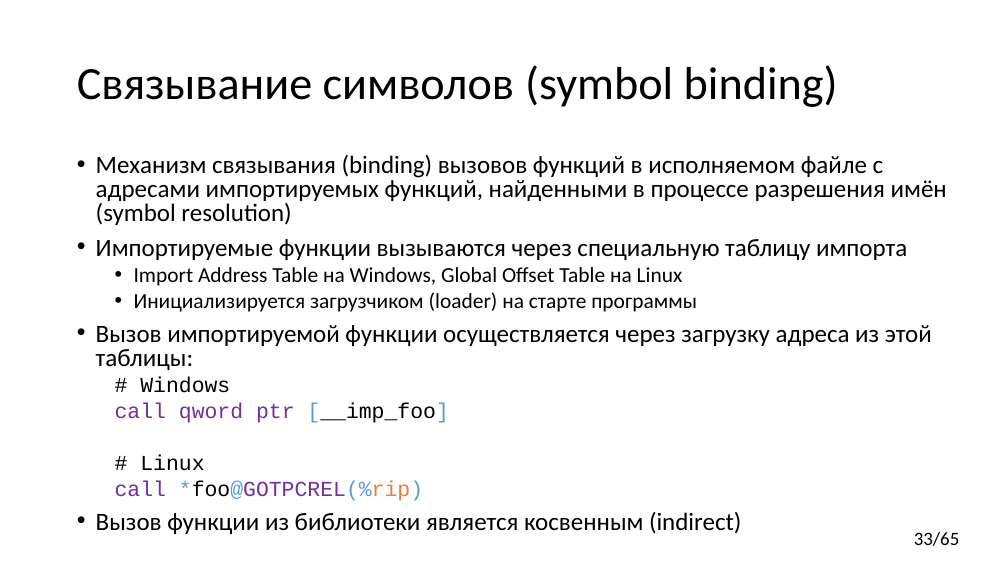
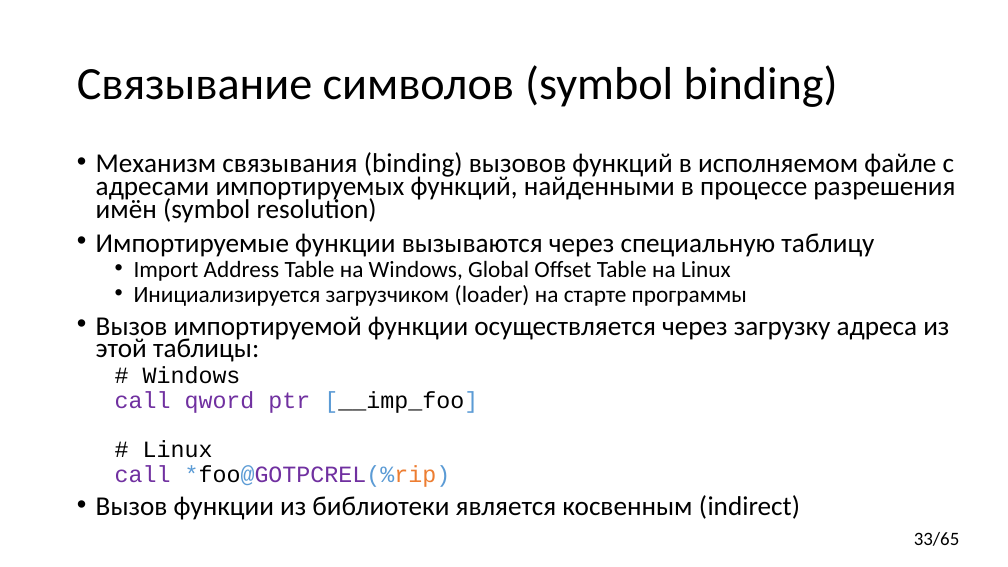
Before and after one commit to yugr/CppRussia, a slide deck: slide 33 of 2024/RU.pptx. Drawn at 1008x567 pixels with LibreOffice and Linux fonts; fonts in the diff are those of the drawing. Boxes give left, top, right and bottom in pixels: in the first picture for what was removed or moved away, otherwise in the second. Text is boxed around its words. In the diff, an @@ line names an element or a change of style, - is before the commit and + after.

```diff
--- a/2024/RU.pptx
+++ b/2024/RU.pptx
@@ text at [96, 152, 955, 520]: size 23.8 to 25.9 pt in "Механизм связывания (binding) вызовов функций в исполняемом ...", "Вызов импортируемой функции осуществляется через загрузку ад ...", "Вызов функции из библиотеки является косвенным (indirect)"; size 20.4 to 22.2 pt in "Import Address Table на Windows, Global Offset ...", "Инициализируется загрузчиком (loader) на старте программы", "# Windows", "call qword ptr [__imp_foo]" and 2 more places; line spacing 0.8 to 0.7 @@
@@ text at [96, 233, 874, 257]: text changed; size 23.8 to 25.9 pt @@
-• Импортируемые функции вызываются через специальную таблицу импорта
+• Импортируемые функции вызываются через специальную таблицу
```
Also in this commit, not shown: 24 other slides changed.
